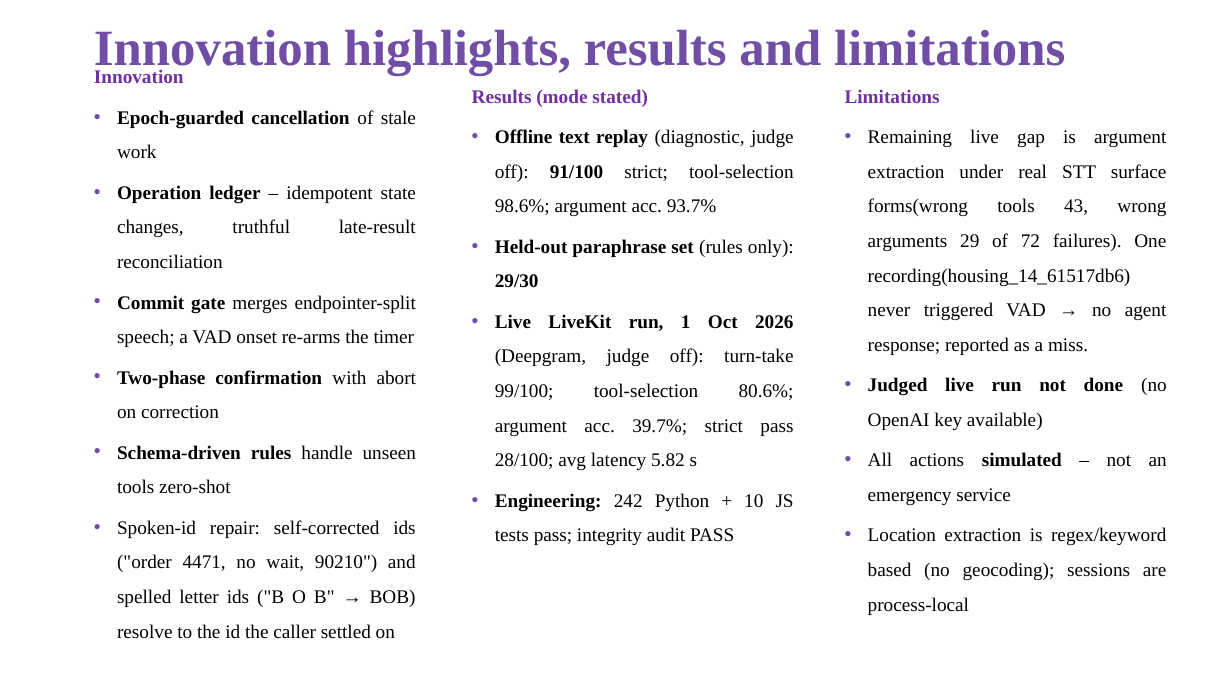
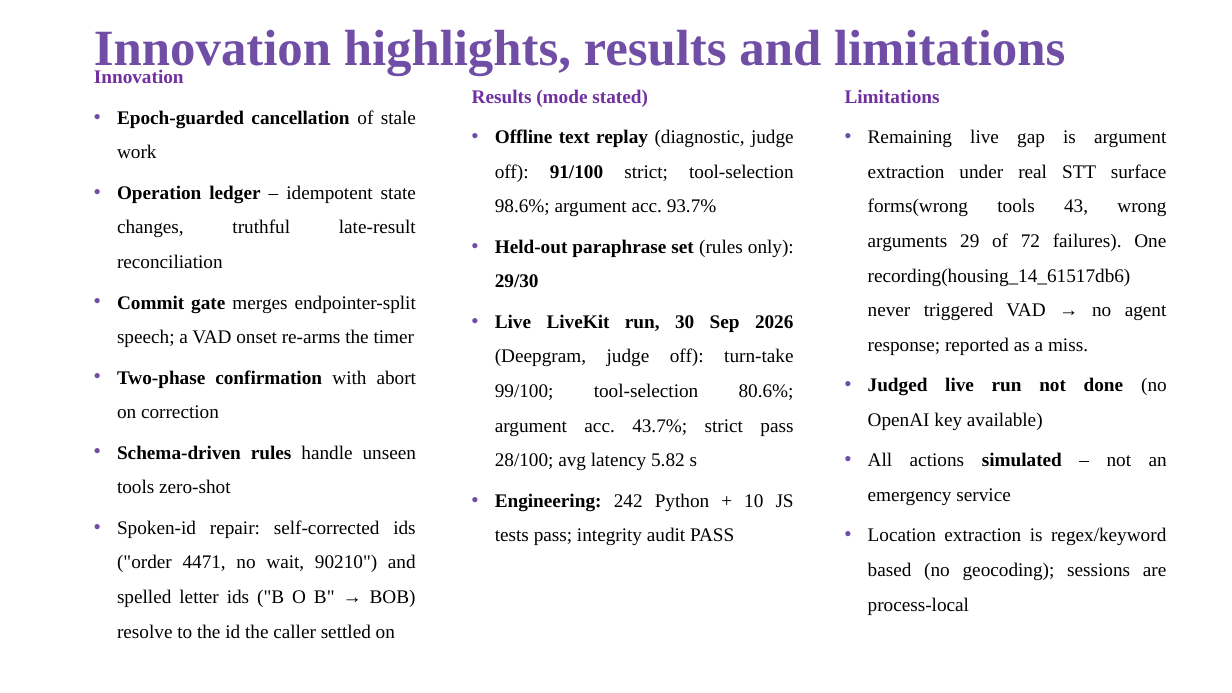
Before and after one commit to RomitDeokar/TriageLine, a slide deck: slide 8 of docs/deck/SRM_Wizards_5_Submission.pptx. Drawn at 1232x693 pixels with LibreOffice and Linux fonts; fonts in the diff are those of the drawing. Boxes give left, top, right and bottom in pixels: in the first picture for what was removed or moved away, otherwise in the second. Text is boxed around its words. In the diff, an @@ line names an element or a change of style, - is before the commit and + after.

Commit message:
docs: restore the team's original deck verbatim (30 Sep 2026, argument 43.7%); remove the failed bench_worker wrapper
- deck: the submitted deck is uploaded exactly as the team wrote it — my two unrequested numeric
  edits are reverted (43.7% and 30 Sep 2026 restored)
- remove livekit_agent/bench_worker.py: the runpy wrapper used by an earlier recovery-loop revision
  silently broke the agent audio path (agent joined, STT connected, no audio reached it). The loop
  now launches cascaded_agent.py directly, so the wrapper is dead and misleading.

```diff
--- a/docs/deck/SRM_Wizards_5_Submission.pptx
+++ b/docs/deck/SRM_Wizards_5_Submission.pptx
@@ text at box(495, 314, 794, 470): text changed @@
-• Live LiveKit run, 1 Oct 2026 (Deepgram, judge off): turn-take 99/100; tool-selection 80.6%; argument acc. 39.7%; strict pass 28/100; avg latency 5.82 s
+• Live LiveKit run, 30 Sep 2026 (Deepgram, judge off): turn-take 99/100; tool-selection 80.6%; argument acc. 43.7%; strict pass 28/100; avg latency 5.82 s
```
Also in this commit, not shown: 1 other file.
